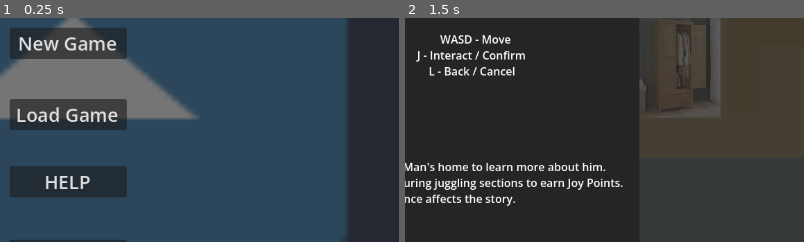
Above: before the commit, frames 1-2 (left to right).
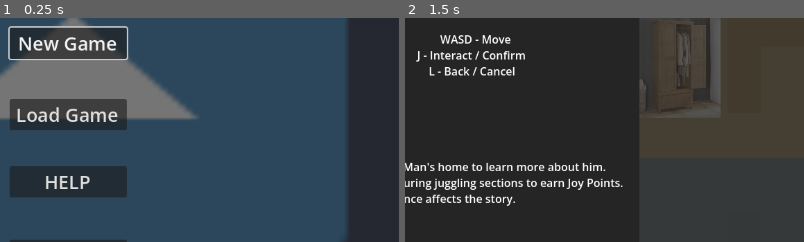
Above: after the commit, the same moments.

Repository: Isabelle1909/JuggleManMania
Game: Godot game, scene res://scenes/ui_scenes/MainMenu.tscn
Same seed, same stepped clock (60 frames per second), same inputs: the game is played once before the commit and once after it. The engine's default icon, where the game draws it, is replaced by a stand-in: a white triangle on a blue panel in a dark square.
Inputs:
- Up to frame 1 (0.25 s): no input
- Up to frame 2 (1.5 s): click "New Game" at 0.5 s; click "Press J to continue" at 1.25 s
The pictures show only the part of the screen within x 41-91%, y 29-79%; the shares and areas given below are measured in that part.

The runs differ from the first frame. In frame 1, 0.5% of the frame differs, in the area x 2-33%, y 3-19%; in frame 2, nothing differs.

Commit message:
made menus keyboard naviagatable

Diff:
--- a/juggle-man-mania-project/project.godot
+++ b/juggle-man-mania-project/project.godot
@@ -27,6 +27,14 @@
 
 [input]
 
+ui_accept={
+"deadzone": 0.5,
+"events": [Object(InputEventKey,"resource_local_to_scene":false,"resource_name":"","device":0,"window_id":0,"alt_pressed":false,"shift_pressed":false,"ctrl_pressed":false,"meta_pressed":false,"pressed":false,"keycode":4194309,"physical_keycode":0,"key_label":0,"unicode":0,"location":0,"echo":false,"script":null)
+, Object(InputEventKey,"resource_local_to_scene":false,"resource_name":"","device":0,"window_id":0,"alt_pressed":false,"shift_pressed":false,"ctrl_pressed":false,"meta_pressed":false,"pressed":false,"keycode":4194310,"physical_keycode":0,"key_label":0,"unicode":0,"location":0,"echo":false,"script":null)
+, Object(InputEventKey,"resource_local_to_scene":false,"resource_name":"","device":0,"window_id":0,"alt_pressed":false,"shift_pressed":false,"ctrl_pressed":false,"meta_pressed":false,"pressed":false,"keycode":32,"physical_keycode":0,"key_label":0,"unicode":32,"location":0,"echo":false,"script":null)
+, Object(InputEventKey,"resource_local_to_scene":false,"resource_name":"","device":-1,"window_id":0,"alt_pressed":false,"shift_pressed":false,"ctrl_pressed":false,"meta_pressed":false,"pressed":false,"keycode":0,"physical_keycode":74,"key_label":0,"unicode":106,"location":0,"echo":false,"script":null)
+]
+}
 ui_left={
 "deadzone": 0.5,
 "events": [Object(InputEventKey,"resource_local_to_scene":false,"resource_name":"","device":0,"window_id":0,"alt_presse …(194 unchanged characters)…
--- a/juggle-man-mania-project/scenes/ui_scenes/MainMenu.tscn
+++ b/juggle-man-mania-project/scenes/ui_scenes/MainMenu.tscn
@@ -28,6 +28,8 @@
 offset_top = 203.0
 offset_right = 652.8889
 offset_bottom = 248.0
+focus_neighbor_top = NodePath("../button_quit")
+focus_neighbor_bottom = NodePath("../button_load_game")
 theme_override_font_sizes/font_size = 27
 text = "New Game"
 
@@ -36,6 +38,8 @@
 offset_top = 306.0
 offset_right = 652.8889
 offset_bottom = 351.0
+focus_neighbor_top = NodePath("../button_new_game")
+focus_neighbor_bottom = NodePath("../button_help")
 theme_override_font_sizes/font_size = 27
 text = "Load Game"
 
@@ -44,6 +48,8 @@
 offset_top = 403.0
 offset_right = 652.8889
 offset_bottom = 448.0
+focus_neighbor_top = NodePath("../button_load_game")
+focus_neighbor_bottom = NodePath("../button_quit")
 theme_override_font_sizes/font_size = 27
 text = "HELP"
 
@@ -52,6 +58,8 @@
 offset_top = 509.0
 offset_right = 652.8889
 offset_bottom = 554.0
+focus_neighbor_top = NodePath("../button_help")
+focus_neighbor_bottom = NodePath("../button_new_game")
 theme_override_font_sizes/font_size = 27
 text = "QUIT"
 
--- a/juggle-man-mania-project/scenes/ui_scenes/SaveMenu.tscn
+++ b/juggle-man-mania-project/scenes/ui_scenes/SaveMenu.tscn
@@ -109,6 +109,10 @@
 offset_top = 464.0
 offset_right = 634.0
 offset_bottom = 534.0
+focus_neighbor_left = NodePath("../Button_Load")
+focus_neighbor_top = NodePath("../Button_Close")
+focus_neighbor_right = NodePath("../Button_Save")
+focus_neighbor_bottom = NodePath("../Button_Next")
 theme_override_font_sizes/font_size = 28
 text = "DELETE"
 
@@ -118,6 +122,7 @@
 offset_top = 24.0
 offset_right = 1122.0
 offset_bottom = 94.0
+focus_neighbor_bottom = NodePath("../Button_Next")
 theme_override_font_sizes/font_size = 28
 text = "CLOSE"
 
@@ -127,6 +132,10 @@
 offset_top = 464.0
 offset_right = 466.0
 offset_bottom = 534.0
+focus_neighbor_left = NodePath("../Button_Back")
+focus_neighbor_top = NodePath("../Button_Close")
+focus_neighbor_right = NodePath("../Button_Delete")
+focus_neighbor_bottom = NodePath("../Button_Back")
 theme_override_font_sizes/font_size = 28
 text = "LOAD"
 
@@ -136,6 +145,9 @@
 offset_top = 534.0
 offset_right = 276.0
 offset_bottom = 604.0
+focus_neighbor_left = NodePath("../Button_Next")
+focus_neighbor_top = NodePath("../Button_Load")
+focus_neighbor_right = NodePath("../Button_Load")
 theme_override_font_sizes/font_size = 28
 text = "← Back"
 
@@ -145,6 +157,9 @@
 offset_top = 539.0
 offset_right = 1041.0
 offset_bottom = 609.0
+focus_neighbor_left = NodePath("../Button_Save")
+focus_neighbor_top = NodePath("../Button_Close")
+focus_neighbor_right = NodePath("../Button_Back")
 theme_override_font_sizes/font_size = 28
 text = "Next →"
 
@@ -154,6 +169,10 @@
 offset_top = 464.0
 offset_right = 810.0
 offset_bottom = 534.0
+focus_neighbor_left = NodePath("../Button_Delete")
+focus_neighbor_top = NodePath("../Button_Close")
+focus_neighbor_right = NodePath("../Button_Next")
+focus_neighbor_bottom = NodePath("../Button_Next")
 theme_override_font_sizes/font_size = 28
 text = "SAVE"
 
--- a/juggle-man-mania-project/scenes/ui_scenes/text_ui.tscn
+++ b/juggle-man-mania-project/scenes/ui_scenes/text_ui.tscn
@@ -4,10 +4,11 @@
 [ext_resource type="PackedScene" uid="uid://dkp2lcwdqvm8v" path="res://scenes/ui_scenes/HelpScreen.tscn" id="2_vbm1y"]
 [ext_resource type="PackedScene" uid="uid://gihcivwsnrx7" path="res://scenes/ui_scenes/ResultsScreenUI.tscn" id="3_vnrby"]
 [ext_resource type="PackedScene" uid="uid://dcrix2nxbwg1r" path="res://scenes/ui_scenes/SaveMenu.tscn" id="4_tww4t"]
+[ext_resource type="PackedScene" uid="uid://cuqn5ygrelpfh" path="res://scenes/ui_scenes/y_n_box.tscn" id="5_xxgiu"]
 
 [node name="text_ui" type="CanvasLayer" unique_id=1281821818]
 
-[node name="Control" parent="." unique_id=1675855857 instance=ExtResource("1_h858l")]
+[node name="text_box" parent="." unique_id=1675855857 instance=ExtResource("1_h858l")]
 offset_left = -3.0
 offset_top = 390.0
 offset_right = -3.0
@@ -16,11 +17,14 @@
 size_flags_vertical = 8
 metadata/_edit_use_anchors_ = true
 
-[node name="Control2" parent="." unique_id=645237815 instance=ExtResource("2_vbm1y")]
+[node name="help_menu" parent="." unique_id=645237815 instance=ExtResource("2_vbm1y")]
 visible = false
 
-[node name="Control3" parent="." unique_id=583211371 instance=ExtResource("3_vnrby")]
+[node name="results_screen" parent="." unique_id=583211371 instance=ExtResource("3_vnrby")]
 visible = false
 
-[node name="Load" parent="." unique_id=1860916958 instance=ExtResource("4_tww4t")]
+[node name="save_menu" parent="." unique_id=1860916958 instance=ExtResource("4_tww4t")]
 visible = false
+
+[node name="y_n_box" parent="." unique_id=1882826195 instance=ExtResource("5_xxgiu")]
+visible = false
--- a/juggle-man-mania-project/scenes/ui_scenes/y_n_box.tscn
+++ b/juggle-man-mania-project/scenes/ui_scenes/y_n_box.tscn
@@ -1,6 +1,6 @@
 [gd_scene format=3 uid="uid://cuqn5ygrelpfh"]
 
-[ext_resource type="PackedScene" uid="uid://effsrxenqkmr" path="res://scenes/ui_scenes/text_ui.tscn" id="1_bhp72"]
+[ext_resource type="Script" uid="uid://dbur23y8cp2qt" path="res://scripts/UI/y_n_box.gd" id="1_bhp72"]
 
 [node name="y_n_box" type="Control" unique_id=1882826195]
 layout_mode = 3
@@ -9,5 +9,27 @@
 anchor_bottom = 1.0
 grow_horizontal = 2
 grow_vertical = 2
+script = ExtResource("1_bhp72")
 
-[node name="text_ui" parent="." unique_id=1281821818 instance=ExtResource("1_bhp72")]
+[node name="Panel" type="Panel" parent="." unique_id=1291670833]
+layout_mode = 0
+offset_left = 984.0
+offset_top = 178.0
+offset_right = 1149.0
+offset_bottom = 391.0
+
+[node name="yes_button" type="Button" parent="Panel" unique_id=301932116]
+layout_mode = 0
+offset_left = 16.0
+offset_top = 27.0
+offset_right = 148.0
+offset_bottom = 90.0
+text = "YES"
+
+[node name="no_button" type="Button" parent="Panel" unique_id=878702148]
+layout_mode = 0
+offset_left = 17.0
+offset_top = 119.0
+offset_right = 149.0
+offset_bottom = 182.0
+text = "NO"
--- a/juggle-man-mania-project/scripts/UI/save_menu.gd
+++ b/juggle-man-mania-project/scripts/UI/save_menu.gd
@@ -143,6 +143,7 @@
 	currentTotalScore.text = str(SystemManager.total_jp)
 
 func _ready() -> void:
+	$Panel/Buttons/Button_Save.grab_focus.call_deferred()
 	slot = 0
 	_save()
 	slot = 1
--- a/juggle-man-mania-project/scripts/UI/title_screen.gd
+++ b/juggle-man-mania-project/scripts/UI/title_screen.gd
@@ -1,6 +1,9 @@
 extends Node2D
 
+@onready var new_game = $button_new_game
 
+func _ready() -> void:
+	new_game.grab_focus.call_deferred()
 
 func _on_button_new_game_pressed() -> void:
 	SystemManager.open_house(0,0)
--- /dev/null
+++ b/juggle-man-mania-project/scripts/UI/y_n_box.gd
@@ -0,0 +1,13 @@
+extends Control
+
+@onready var no = $Panel/no_button
+@onready var yes = $Panel/yes_button
+
+# Called when the node enters the scene tree for the first time.
+func _ready() -> void:
+	no.grab_focus.call_deferred()
+
+
+# Called every frame. 'delta' is the elapsed time since the previous frame.
+func _process(delta: float) -> void:
+	pass
--- a/juggle-man-mania-project/scripts/house_level/house.gd
+++ b/juggle-man-mania-project/scripts/house_level/house.gd
@@ -1,12 +1,15 @@
 extends Node2D
 
 @onready var ui_scr = $text_ui
-@onready var text_box = $text_ui/Control
-@onready var help_menu = $text_ui/Control2
-@onready var result_scr = $text_ui/Control3
+@onready var text_box = $text_ui/text_box
+@onready var help_menu = $text_ui/help_menu
+@onready var result_scr = $text_ui/results_screen
+@onready var saveMenu = $text_ui/save_menu
+@onready var y_n_box = $text_ui/y_n_box
+
 @onready var player = $player
 @onready var adjustment = get_viewport_rect().size/2
-@onready var saveMenu = $text_ui/Load
+
 
 var on_entered_done
 
Not shown, added: juggle-man-mania-project/scripts/UI/y_n_box.gd.uid
